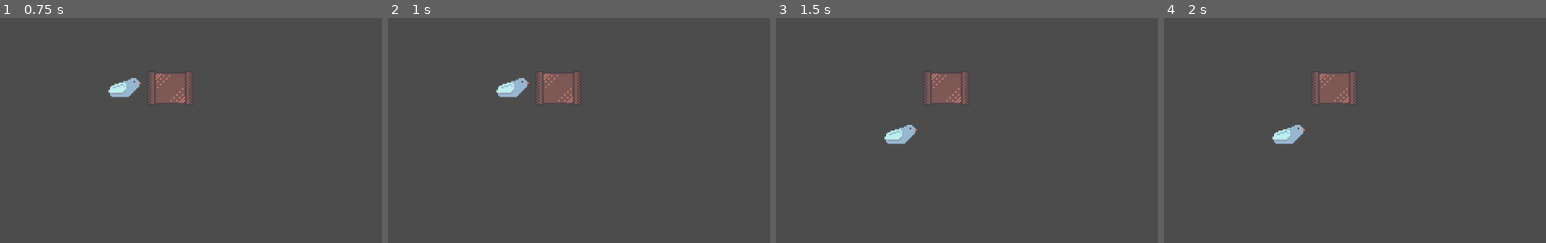
Above: before the commit, frames 1-4 (left to right).
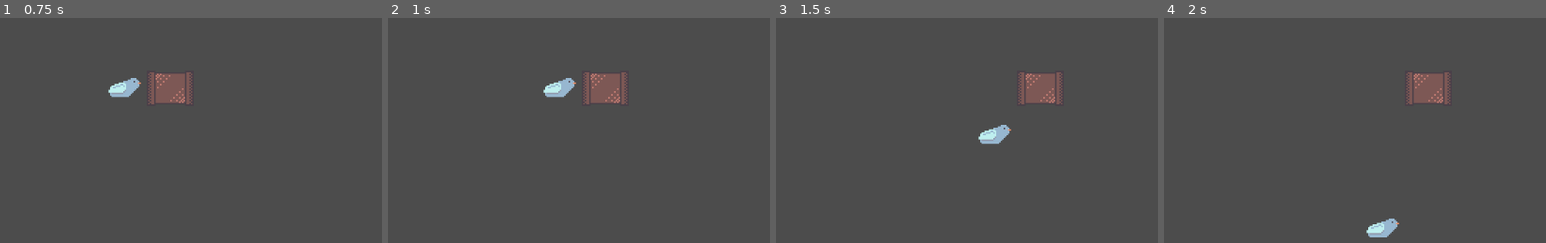
Above: after the commit, the same moments.

Repository: TaeKwonZeus/flow-godot
Game: Godot game, scene res://Scenes/Main.tscn
Two runs of this game, one before a commit and one after it. Both use one fixed random seed, a clock stepped at 60 frames per second and the inputs below.
Inputs:
- Up to frame 1 (0.75 s): tap Enter at 0.5 s; hold D (move_right) from 0.53 s (still down)
- Up to frame 2 (1 s): keep holding D (move_right)
- Up to frame 3 (1.5 s): release D (move_right) at 1.28 s; hold S (move_down) from 1.28 s (still down)
- Up to frame 4 (2 s): keep holding S (move_down)

Frame 1 is identical in both runs. In frame 2, 3.2% of the frame differs, in the area x 28-63%, y 24-39%; in frame 3, 3.7%, in the area x 28-75%, y 24-57%; in frame 4, 3.7%.

Commit message:
added a movement timer

Diff:
--- a/src/Prefabs/Player.tscn
+++ b/src/Prefabs/Player.tscn
@@ -8,3 +8,8 @@
 
 [node name="Sprite" type="Sprite" parent="."]
 texture = ExtResource( 1 )
+
+[node name="Timer" type="Timer" parent="."]
+wait_time = 0.25
+autostart = true
+[connection signal="timeout" from="Timer" to="." method="_on_movement"]
--- a/src/Scripts/Grid/Blocks/block.gd
+++ b/src/Scripts/Grid/Blocks/block.gd
@@ -11,7 +11,4 @@
 
 
 func _process(_delta):
-	var statedPos = grid.blocks[self]
-
-	if statedPos != position:
-		position = statedPos
+	position = grid.blocks[self]
--- a/src/Scripts/Grid/Blocks/player.gd
+++ b/src/Scripts/Grid/Blocks/player.gd
@@ -2,20 +2,26 @@
 extends Block
 
 
-func _process(delta):
-	._process(delta)
-
-	var direction = _handle_input() * SPEED_MODIFIER
-	if (direction != Vector2.ZERO):
-		grid.request_move(position, direction)
-
-	position = grid.blocks[self]
+export(int) var movementRate = 2
+onready var _timer = get_node("Timer")
 
 
 func _handle_input():
 	return Vector2(
-		int(Input.is_action_just_pressed("move_right")) -
-		int(Input.is_action_just_pressed("move_left")),
-		int(Input.is_action_just_pressed("move_down")) -
-		int(Input.is_action_just_pressed("move_up"))
+		int(Input.is_action_pressed("move_right")) -
+		int(Input.is_action_pressed("move_left")),
+		int(Input.is_action_pressed("move_down")) -
+		int(Input.is_action_pressed("move_up"))
 	)
+
+
+func _handle_movement():
+	var direction = _handle_input() * SPEED_MODIFIER
+
+	if direction != Vector2.ZERO:
+		grid.request_move(position, direction)
+
+
+func _on_movement():
+	_handle_movement()
+	_timer.start()
